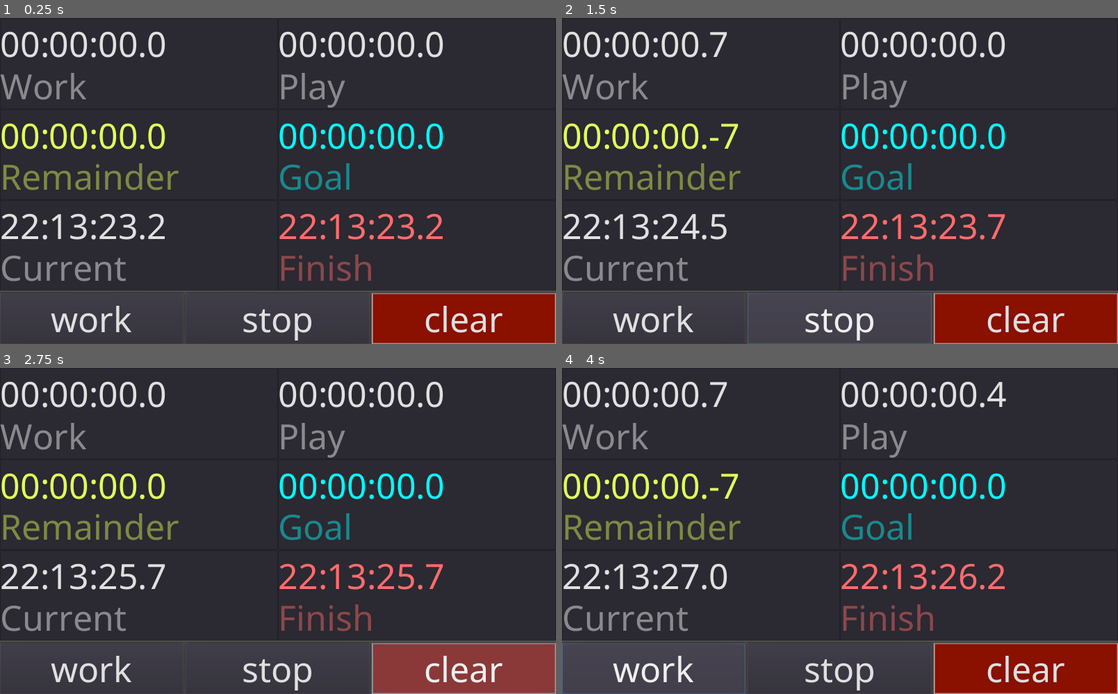
Above: before the commit, frames 1-4 (two rows, left to right).
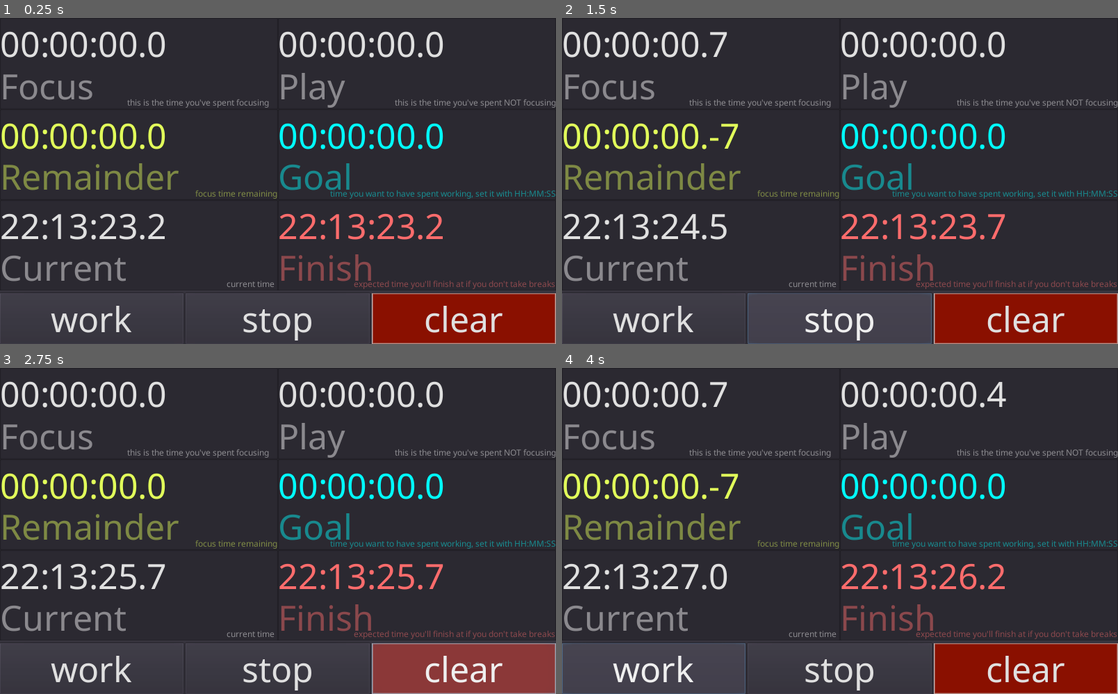
Above: after the commit, the same moments.

Repository: Streq/workplaytimer
Game: Godot game, scene res://main.tscn
The game is run twice, just before and just after one commit, with the same random seed, the same clock (stepped at 60 frames per second) and the same inputs.
Inputs:
- Up to frame 1 (0.25 s): no input
- Up to frame 2 (1.5 s): click "work" at 0.5 s; click "stop" at 1.25 s
- Up to frame 3 (2.75 s): click "clear" at 2 s
- Up to frame 4 (4 s): click "work" at 2.75 s; click "play" at 3.5 s

The runs differ from the first frame. In frame 1, 1.6% of the frame differs, in the area x 0-100%, y 16-84%; in frame 2, 1.6%; in frame 3, 1.6%; in frame 4, 1.6%.

Commit message:
more details in ui

Diff:
--- a/main.tscn
+++ b/main.tscn
@@ -51,12 +51,26 @@
 theme = SubResource( 2 )
 script = ExtResource( 2 )
 
-[node name="VBoxContainer" type="VBoxContainer" parent="."]
-anchor_right = 1.0
-anchor_bottom = 1.0
+[node name="HBoxContainer" type="HBoxContainer" parent="."]
+anchor_right = 1.0
+anchor_bottom = 1.0
+size_flags_horizontal = 3
+size_flags_vertical = 3
+
+[node name="Control" type="Control" parent="HBoxContainer"]
+visible = false
+margin_right = 32.0
+margin_bottom = 600.0
+rect_min_size = Vector2( 32, 32 )
+
+[node name="VBoxContainer" type="VBoxContainer" parent="HBoxContainer"]
+margin_right = 1024.0
+margin_bottom = 600.0
+size_flags_horizontal = 3
+size_flags_vertical = 3
 alignment = 1
 
-[node name="GridContainer" type="GridContainer" parent="VBoxContainer"]
+[node name="GridContainer" type="GridContainer" parent="HBoxContainer/VBoxContainer"]
 margin_right = 1024.0
 margin_bottom = 502.0
 size_flags_horizontal = 3
@@ -65,7 +79,7 @@
 custom_constants/hseparation = 0
 columns = 2
 
-[node name="work_timer" parent="VBoxContainer/GridContainer" instance=ExtResource( 3 )]
+[node name="work_timer" parent="HBoxContainer/VBoxContainer/GridContainer" instance=ExtResource( 3 )]
 unique_name_in_owner = true
 margin_top = 0.0
 margin_right = 512.0
@@ -75,16 +89,28 @@
 size_flags_vertical = 3
 stopped = true
 
-[node name="Label" type="Label" parent="VBoxContainer/GridContainer/work_timer"]
-self_modulate = Color( 1, 1, 1, 0.45098 )
-anchor_top = 1.0
-anchor_right = 1.0
-anchor_bottom = 1.0
-margin_top = -88.0
-grow_horizontal = 0
-text = "Work"
-
-[node name="play_timer" parent="VBoxContainer/GridContainer" instance=ExtResource( 3 )]
+[node name="Label" type="Label" parent="HBoxContainer/VBoxContainer/GridContainer/work_timer"]
+self_modulate = Color( 1, 1, 1, 0.45098 )
+anchor_top = 1.0
+anchor_right = 1.0
+anchor_bottom = 1.0
+margin_top = -88.0
+grow_horizontal = 0
+text = "Focus"
+
+[node name="Label2" type="Label" parent="HBoxContainer/VBoxContainer/GridContainer/work_timer/Label"]
+self_modulate = Color( 1, 1, 1, 0.45098 )
+anchor_left = 1.0
+anchor_top = 1.0
+anchor_right = 1.0
+anchor_bottom = 1.0
+margin_left = -278.0
+margin_top = -23.0
+grow_horizontal = 0
+custom_fonts/font = ExtResource( 8 )
+text = "this is the time you've spent focusing"
+
+[node name="play_timer" parent="HBoxContainer/VBoxContainer/GridContainer" instance=ExtResource( 3 )]
 unique_name_in_owner = true
 margin_left = 512.0
 margin_top = 0.0
@@ -94,7 +120,7 @@
 size_flags_horizontal = 3
 size_flags_vertical = 3
 
-[node name="Label" type="Label" parent="VBoxContainer/GridContainer/play_timer"]
+[node name="Label" type="Label" parent="HBoxContainer/VBoxContainer/GridContainer/play_timer"]
 self_modulate = Color( 1, 1, 1, 0.45098 )
 anchor_top = 1.0
 anchor_right = 1.0
@@ -103,7 +129,19 @@
 grow_horizontal = 0
 text = "Play"
 
-[node name="work_remainder" type="TextEdit" parent="VBoxContainer/GridContainer"]
+[node name="Label2" type="Label" parent="HBoxContainer/VBoxContainer/GridContainer/play_timer/Label"]
+self_modulate = Color( 1, 1, 1, 0.45098 )
+anchor_left = 1.0
+anchor_top = 1.0
+anchor_right = 1.0
+anchor_bottom = 1.0
+margin_left = -278.0
+margin_top = -23.0
+grow_horizontal = 0
+custom_fonts/font = ExtResource( 8 )
+text = "this is the time you've spent NOT focusing"
+
+[node name="work_remainder" type="TextEdit" parent="HBoxContainer/VBoxContainer/GridContainer"]
 unique_name_in_owner = true
 margin_top = 168.0
 margin_right = 512.0
@@ -117,7 +155,7 @@
 goal_path = NodePath("../work_goal")
 timer_path = NodePath("../work_timer")
 
-[node name="Label" type="Label" parent="VBoxContainer/GridContainer/work_remainder"]
+[node name="Label" type="Label" parent="HBoxContainer/VBoxContainer/GridContainer/work_remainder"]
 modulate = Color( 0.890196, 1, 0.356863, 1 )
 self_modulate = Color( 1, 1, 1, 0.45098 )
 anchor_top = 1.0
@@ -127,7 +165,19 @@
 grow_horizontal = 0
 text = "Remainder"
 
-[node name="work_goal" type="TextEdit" parent="VBoxContainer/GridContainer"]
+[node name="Label2" type="Label" parent="HBoxContainer/VBoxContainer/GridContainer/work_remainder/Label"]
+self_modulate = Color( 1, 1, 1, 0.45098 )
+anchor_left = 1.0
+anchor_top = 1.0
+anchor_right = 1.0
+anchor_bottom = 1.0
+margin_left = -116.0
+margin_top = -23.0
+grow_horizontal = 0
+custom_fonts/font = ExtResource( 8 )
+text = "focus time remaining"
+
+[node name="work_goal" type="TextEdit" parent="HBoxContainer/VBoxContainer/GridContainer"]
 unique_name_in_owner = true
 margin_left = 512.0
 margin_top = 168.0
@@ -141,7 +191,7 @@
 text = "00:30:00"
 script = ExtResource( 5 )
 
-[node name="Label" type="Label" parent="VBoxContainer/GridContainer/work_goal"]
+[node name="Label" type="Label" parent="HBoxContainer/VBoxContainer/GridContainer/work_goal"]
 modulate = Color( 0, 1, 1, 1 )
 self_modulate = Color( 1, 1, 1, 0.45098 )
 anchor_top = 1.0
@@ -151,7 +201,19 @@
 grow_horizontal = 0
 text = "Goal"
 
-[node name="now" type="TextEdit" parent="VBoxContainer/GridContainer"]
+[node name="Label2" type="Label" parent="HBoxContainer/VBoxContainer/GridContainer/work_goal/Label"]
+self_modulate = Color( 1, 1, 1, 0.45098 )
+anchor_left = 1.0
+anchor_top = 1.0
+anchor_right = 1.0
+anchor_bottom = 1.0
+margin_left = -223.0
+margin_top = -23.0
+grow_horizontal = 0
+custom_fonts/font = ExtResource( 8 )
+text = "time you want to have spent working, set it with HH:MM:SS"
+
+[node name="now" type="TextEdit" parent="HBoxContainer/VBoxContainer/GridContainer"]
 unique_name_in_owner = true
 margin_top = 335.0
 margin_right = 512.0
@@ -162,7 +224,7 @@
 text = "00:00:00"
 script = ExtResource( 7 )
 
-[node name="Label" type="Label" parent="VBoxContainer/GridContainer/now"]
+[node name="Label" type="Label" parent="HBoxContainer/VBoxContainer/GridContainer/now"]
 self_modulate = Color( 1, 1, 1, 0.45098 )
 anchor_top = 1.0
 anchor_right = 1.0
@@ -171,7 +233,19 @@
 grow_horizontal = 0
 text = "Current"
 
-[node name="expected_finish" type="TextEdit" parent="VBoxContainer/GridContainer"]
+[node name="Label2" type="Label" parent="HBoxContainer/VBoxContainer/GridContainer/now/Label"]
+self_modulate = Color( 1, 1, 1, 0.45098 )
+anchor_left = 1.0
+anchor_top = 1.0
+anchor_right = 1.0
+anchor_bottom = 1.0
+margin_left = -95.0
+margin_top = -23.0
+grow_horizontal = 0
+custom_fonts/font = ExtResource( 8 )
+text = "current time"
+
+[node name="expected_finish" type="TextEdit" parent="HBoxContainer/VBoxContainer/GridContainer"]
 unique_name_in_owner = true
 margin_left = 512.0
 margin_top = 335.0
@@ -189,7 +263,7 @@
 goal_path = NodePath("../work_goal")
 now_path = NodePath("../now")
 
-[node name="Label" type="Label" parent="VBoxContainer/GridContainer/expected_finish"]
+[node name="Label" type="Label" parent="HBoxContainer/VBoxContainer/GridContainer/expected_finish"]
 modulate = Color( 1, 0.427451, 0.427451, 1 )
 self_modulate = Color( 1, 1, 1, 0.45098 )
 anchor_top = 1.0
@@ -199,19 +273,31 @@
 grow_horizontal = 0
 text = "Finish"
 
-[node name="HBoxContainer2" type="HBoxContainer" parent="VBoxContainer"]
+[node name="Label2" type="Label" parent="HBoxContainer/VBoxContainer/GridContainer/expected_finish/Label"]
+self_modulate = Color( 1, 1, 1, 0.45098 )
+anchor_left = 1.0
+anchor_top = 1.0
+anchor_right = 1.0
+anchor_bottom = 1.0
+margin_left = -223.0
+margin_top = -23.0
+grow_horizontal = 0
+custom_fonts/font = ExtResource( 8 )
+text = "expected time you'll finish at if you don't take breaks"
+
+[node name="HBoxContainer2" type="HBoxContainer" parent="HBoxContainer/VBoxContainer"]
 margin_top = 506.0
 margin_right = 1024.0
 margin_bottom = 600.0
 
-[node name="play" type="Button" parent="VBoxContainer/HBoxContainer2"]
+[node name="play" type="Button" parent="HBoxContainer/VBoxContainer/HBoxContainer2"]
 unique_name_in_owner = true
 margin_right = 338.0
 margin_bottom = 94.0
 size_flags_horizontal = 3
 text = "work"
 
-[node name="stop" type="Button" parent="VBoxContainer/HBoxContainer2"]
+[node name="stop" type="Button" parent="HBoxContainer/VBoxContainer/HBoxContainer2"]
 unique_name_in_owner = true
 margin_left = 342.0
 margin_right = 681.0
@@ -219,7 +305,7 @@
 size_flags_horizontal = 3
 text = "stop"
 
-[node name="clear" type="Button" parent="VBoxContainer/HBoxContainer2"]
+[node name="clear" type="Button" parent="HBoxContainer/VBoxContainer/HBoxContainer2"]
 unique_name_in_owner = true
 margin_left = 685.0
 margin_right = 1024.0
@@ -229,3 +315,10 @@
 custom_styles/pressed = SubResource( 8 )
 custom_styles/normal = SubResource( 7 )
 text = "clear"
+
+[node name="Control2" type="Control" parent="HBoxContainer"]
+visible = false
+margin_left = 992.0
+margin_right = 1024.0
+margin_bottom = 600.0
+rect_min_size = Vector2( 32, 32 )
--- a/project.godot
+++ b/project.godot
@@ -81,4 +81,5 @@
 
 [rendering]
 
+environment/default_clear_color=Color( 0.22, 0.21, 0.25, 1 )
 environment/default_environment="res://default_env.tres"
